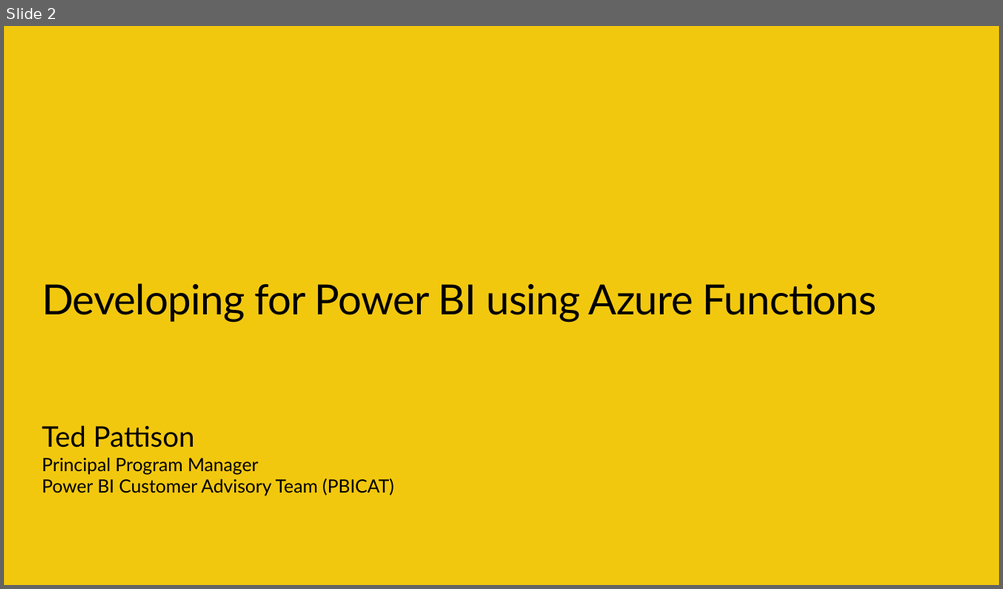
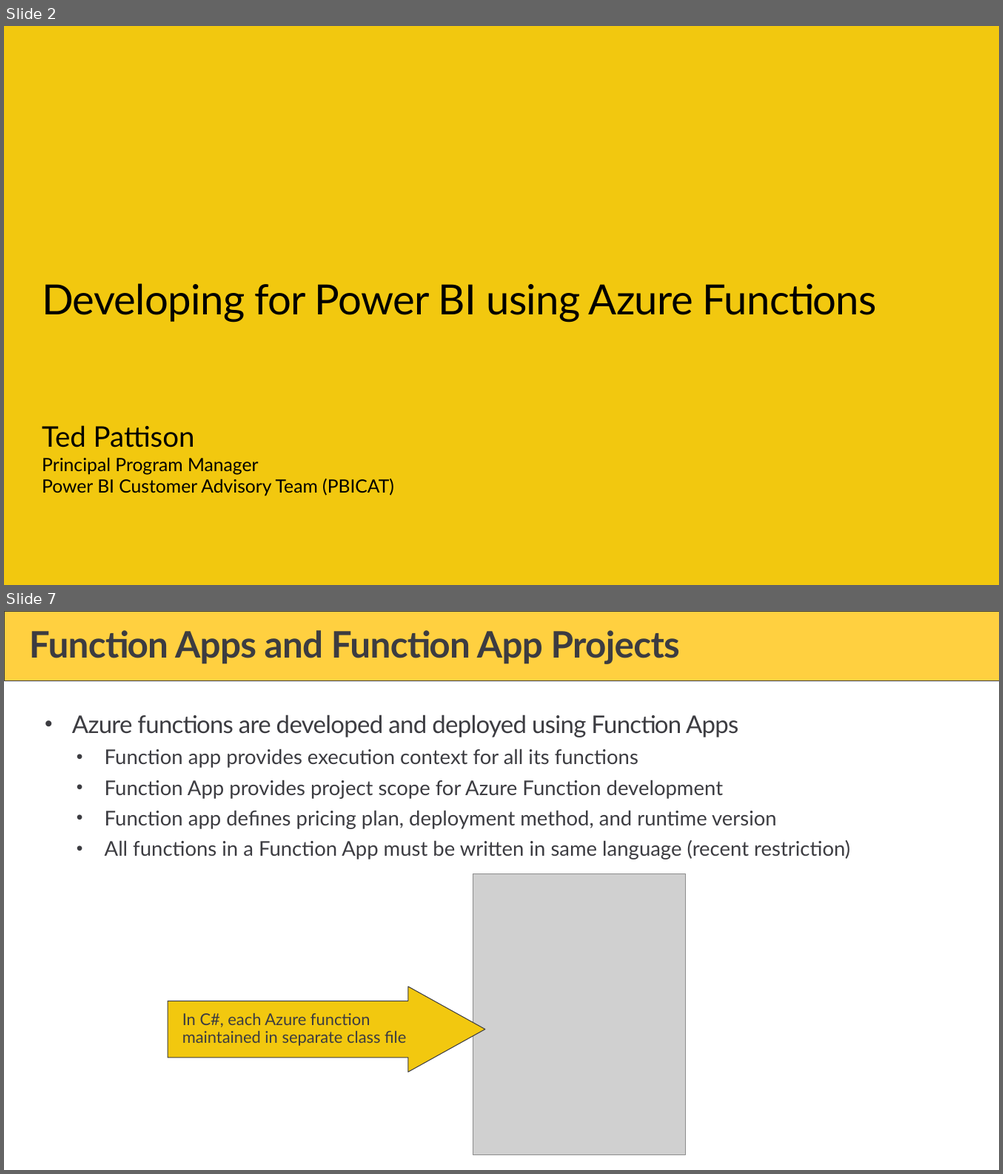
Before and after one commit to PowerBiDevCamp/Camp-Sessions, a slide deck: Session 23 - Developing for Power BI using Azure Functions.pptx. Shown one above the other, each under a label of ours: slide 2 before the commit, slides 2 and 7 after it; the slides between them are not shown. The pictures are 1003x589 and 1003x1174 pixels, drawn with LibreOffice and Linux fonts; fonts in the diff are those of the drawing; grey boxes stand for pictures; background and template pictures are left out. Boxes give left, top, right and bottom in pixels: in the first picture for what was removed or moved away, otherwise in the second. Text is boxed around its words. In the diff, an @@ line names an element or a change of style, - is before the commit and + after.

```diff
--- a/Session 23 - Developing for Power BI using Azure Functions.pptx
+++ b/Session 23 - Developing for Power BI using Azure Functions.pptx
@@ slide 7 added at (4,611,999,1170), background #FFFFFF @@
@@ rectangle added at (4,611,999,681), fill #FFD040, outline #3C3C41 0.5 pt @@
@@ title added at (29,630,680,664), 36 pt, text #3C3C41, bold @@
+Function Apps and Function App Projects
@@ text added at (72,715,850,860), 20 pt, text #3C3C41 @@
+• Azure functions are developed and deployed using Function Apps
+  • Function app provides execution context for all its functions
+  • Function App provides project scope for Azure Function development
+  • Function app defines pricing plan, deployment method, and runtime version
+  • All functions in a Function App must be written in same language (recent restriction)
@@ picture added at (472,874,685,1155) @@
@@ right arrow added at (168,987,485,1073), fill #F2C80F, outline #3C3C41 0.75 pt, 16 pt, text #3C3C41 @@
+In C#, each Azure function maintained in separate class file
```
Also in this commit, not shown: 3 slides changed, 40 other slides added, 4 slides removed, 2 other files.
